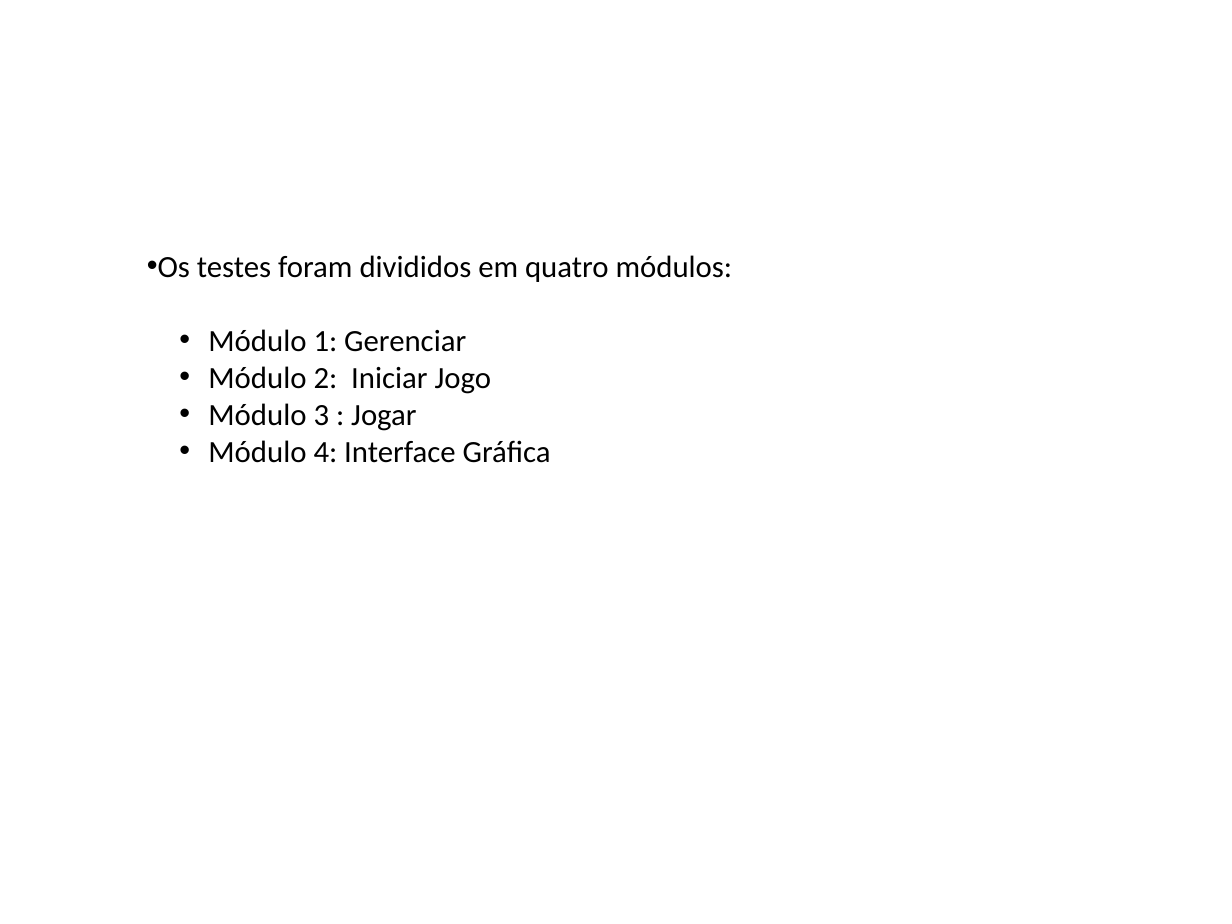
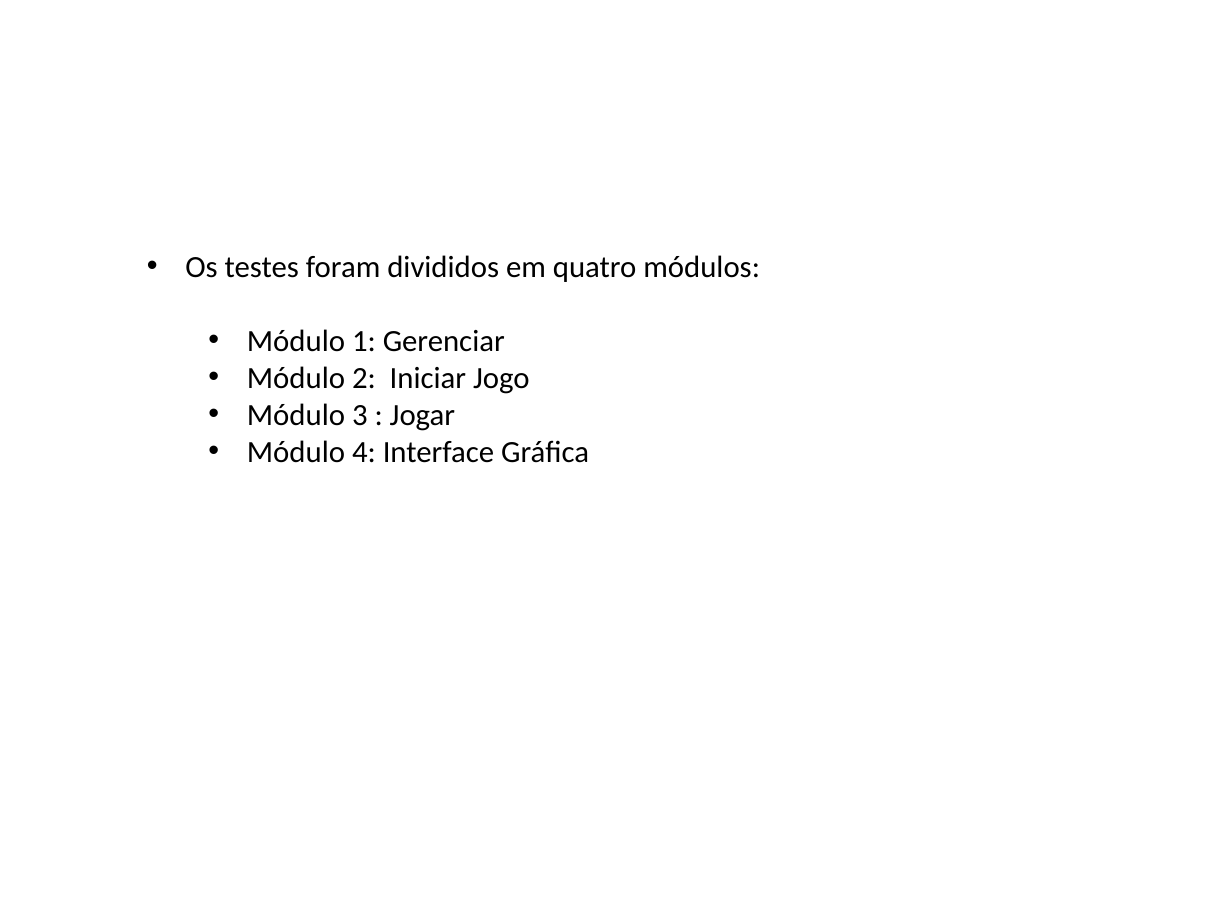
Before and after one commit to washingtonferreira/finderrors, a slide deck: slide 3 of FINDERRORS_-_Avaliação_dos_Testes.pptx. Drawn at 1232x924 pixels with LibreOffice and Linux fonts; fonts in the diff are those of the drawing; background and template pictures are left out. Boxes give left, top, right and bottom in pixels: in the first picture for what was removed or moved away, otherwise in the second. Text is boxed around its words. In the diff, an @@ line names an element or a change of style, - is before the commit and + after.

Commit message:
Atualização da Avaliação dos Testes
Documento de Avaliação dos Testes atualizado.

```diff
--- a/FINDERRORS_-_Avaliação_dos_Testes.pptx
+++ b/FINDERRORS_-_Avaliação_dos_Testes.pptx
@@ text "Os testes foram divididos em ..." at (185, 255, 760, 463): indent changed @@
```
Also in this commit, not shown: 1 other slide changed, 3 slides added.
